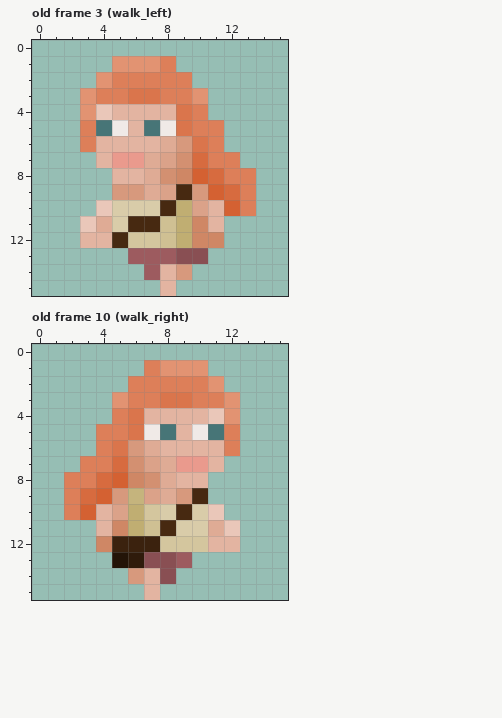
File history of a pixel-art file, assets/sprites/characters/player.ase. Above, as it was before the edit.
16x16 pixels, 13 frames. Shown: old frame 3 (walk_left), old frame 10 (walk_right).
The same view after the edit:
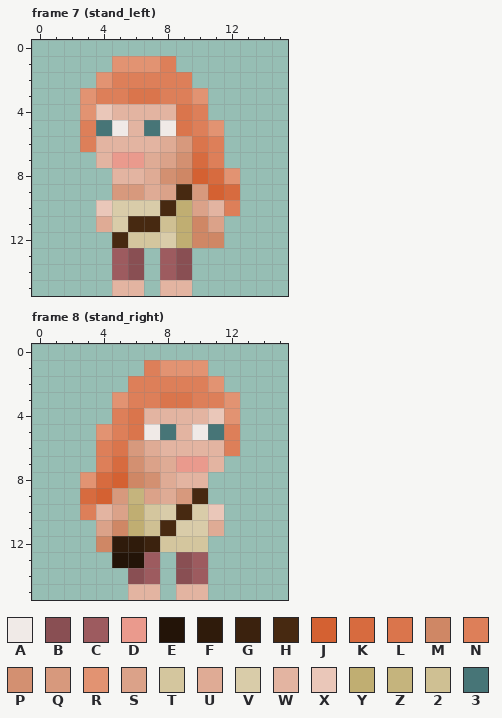
Palette (. is transparent): A #f0eae7  B #894f53  C #9d5b5f  D #ea9a8d  E #231408  F #2f1b0b  G #3b220e  H #472911  J #d46132  K #d76b3f  L #da754c  M #cf8765  N #dd7f59  P #d39071  Q #d7997d  R #e29372  S #dba289  T #d4c69e  U #dfab95  V #d9cca9  W #e3b4a1  X #eac7b9  Y #c0ae72  Z #c5b47d  2 #cfc093  3 #477577
A new or re-ordered frame is compared with the old frame closest to it.
Diff:
frames 13 -> 14
frames re-ordered
--- frame 7 (stand_left) against old frame 3 (walk_left), layers "Hair", "Body"
@@ x 0..15 @@
  4 ...RXWWWWLN.....
- 5 ...N3AW3ALNN....
+ 5 ...N3AW3ALNR....
  6 ...NWWWWUQLN....
- 7 ....WDDUSPKNN...
- 8 .....WWUPMJKNN..
- 9 .....QQUSHQJKN..
-10 ....XVVVHYSWJN..
-11 ...XUVHH2YMW....
-12 ...WWHTT2YMM....
-13 ......CCCBB.....
-14 .......CWQ......
-15 ........W.......
+ 7 ....WDDUSPKN....
+ 8 .....WWUPMJKR...
+ 9 .....QQUSHQJK...
+10 ....XVVVHYSWN...
+11 ....UVHH2YMS....
+12 .....HTTVYMM....
+13 .....CB.CB......
+14 .....CB.CB......
+15 .....WW.WW......
--- frame 8 (stand_right) is new; against old frame 10 (walk_right), layers "Hair", "Body"
@@ x 0..15 @@
  4 .....NLWWWWXR...
- 5 ....NNLA3WA3N...
+ 5 ....RNLA3WA3N...
  6 ....NLQUWWWWN...
- 7 ...NNKPSUDDW....
- 8 ..NNKJMPUWW.....
- 9 ..NKJQZSUQH.....
-10 ..NJWSYTVHVX....
-11 ....WMY2HVVUX...
-12 ....MGGGTTTWW...
-13 .....EFBBC......
-14 ......QWB.......
-15 .......W........
+ 7 ....NKPSUDDW....
+ 8 ...RKJMPUWW.....
+ 9 ...KJQZSUQH.....
+10 ...NWSYTVHVX....
+11 ....SMY2HVVU....
+12 ....MFFGTTT.....
+13 .....EEC.BC.....
+14 ......BC.BC.....
+15 ......WW.WW.....
Changed places in both pictures, as pixel boxes (x1, y1, x2, y2):
changed: (80, 120, 256, 296)
changed: (64, 424, 240, 600)
